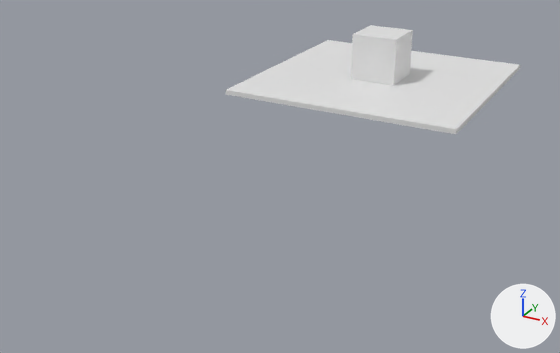
Renders of the Blender file art/workflow.blend from each side of a commit.
Camera for both pictures: a 50 mm lens placed at (12.2, -31.6, 9.9), pointed at (-0.4, -8.6, -1.5). Lighting does not change. The marker at lower right points along +X, +Y and +Z.

Objects in the first picture: 'Cube.001', 'Player'.
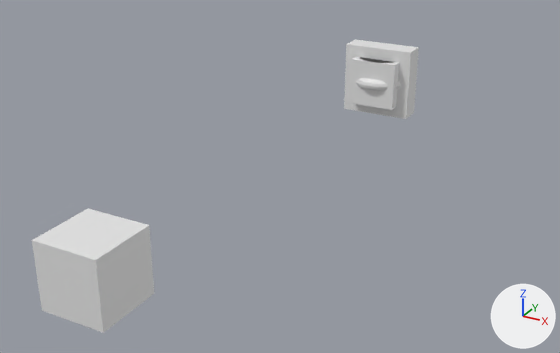
What differs and where, as boxes (x1, y1, x2, y2) in the pictures (560 x 353 px):
'Cube.001', rescaled: before (226, 40, 520, 134); after (350, 57, 399, 110)
'Cube', now drawn: after (32, 208, 154, 333)
'Player', deleted: before (351, 25, 413, 86)
'Cube.003', added: after (344, 39, 419, 119)
'Torus', added: after (356, 78, 401, 91)
'Cylinder', added: after (359, 57, 393, 63)

The change, as a list of edits to the scene's bpy script:
```text
Add me_torus:
    me_torus.from_pydata(...)  # a torus around z (ring radius 1.0, tube radius 0.25) spanning x -1.25..1.25, y -1.25..1.25, z -0.25..0.25
Add me_cylinder:
    me_cylinder.from_pydata(...)  # a 32-sided cylinder along z spanning x -1.0..1.0, y -1.0..1.0, z -1.0..1.0
Change ob_cube_001:
    ob_cube_001.scale: (5.0, 5.0, 0.1) -> (1.0, 1.0, 1.0)
Remove ob_player:
    ob_player = bpy.data.objects.new('Player', None)
    ob_player.location = (0.0, 0.0, 1.1)
    ob_player.instance_type = 'COLLECTION'
    ob_player.instance_collection = col_player
Change ob_cube:
    ob_cube.location: (0.0, 0.0, 0.0) -> (0.0, -18.93, 0.0)
Add ob_torus:
    ob_torus = bpy.data.objects.new('Torus', me_torus)
    ob_torus.location = (0.0, 0.0, 0.0)
Add ob_cylinder:
    ob_cylinder = bpy.data.objects.new('Cylinder', me_cylinder)
    ob_cylinder.location = (0.0, 0.0, 0.0)
Add ob_cube_003:
    ob_cube_003 = bpy.data.objects.new('Cube.003', me_cube_001.copy())  # the mesh of ob_cube
    ob_cube_003.location = (0.0, 0.0, 0.0)
    ob_cube_003.scale = (1.5, 0.5, 1.5)
```
